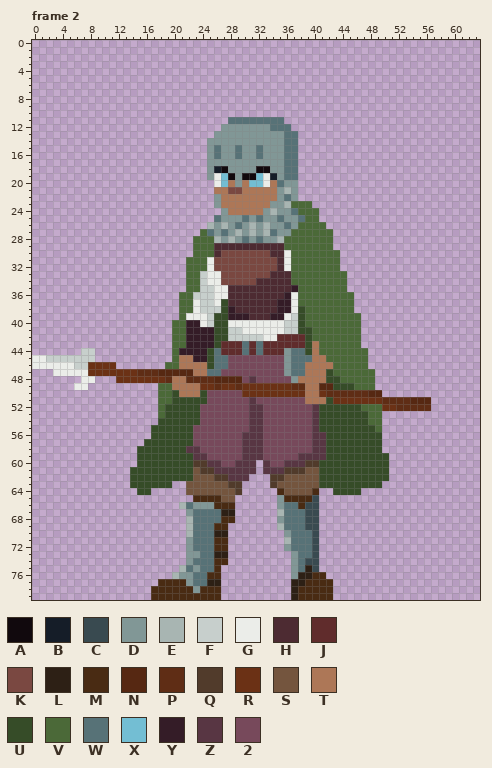
One commit to this pixel-art file: Images/AsepriteICON/Character.aseprite. That is the earlier state.
64x80 pixels, 4 frames. Shown: frame 2.
Visible layers, top first: "Weapon", "Helmet", "eyes", "Torso", "Legs", "Layer 1".
Palette (. is transparent): A #11090d  B #151d28  C #394a50  D #819796  E #a8b5b2  F #c7cfcc  G #ebede9  H #4d2b32  J #602c2c  K #7a4841  L #2d2015  M #492b13  N #562812  P #5f2d15  Q #513b2b  R #6b3115  S #74553e  T #ad7757  U #364c28  V #4b6938  W #577277  X #73bed3  Y #341c27  Z #583643  2 #77495b
Pixels before, frame 2 (only the part around the change), first column x 0:
35 ......................VVFFGGHHHHHHHHHYVVVVVVV..................
36 .....................VVFFFGGHHHHHHHHYGVVVVVVVV.................
37 .....................VVGFFGUHHHHHHHYYGVVVVVVVV.................
38 .....................VVGFFFUYHHHHHHYYGUVVVVVVV.................
39 .....................VGGGFUUYYYHHHYYGFUVVVVVVVV................
40 ....................VVYYGFUUGGGGGGGGFFUVVVVVVVV................
41 ....................VVYYYYUUFFGGGGGGFFUUVVVVVVV................
42 ....................VVYYYYUUFFFFFGGJJJJUVVVVVVV................
43 ....................VVYYYYUJJJWJWJJJJJJUTVVVVVV................
44 .......FF...........VYYYYUWJJJWJWJJJDWWUTVVVVVVV...............
45 GGFFFFFFF...........VTTYYUWW22222222DWWWTTVVVVVV...............
46 GGGGGGFFRRRR.......VVTTTTUWW22222222DWWTTTTVVVVV...............
47 ...GGGGGRRRRRRRPPPNNNNNTTWW222222222DWWTTTUVVVVVV..............
48 .......GG...RRRRRRRPTTPPPPNNNN2Z22222DTTTTUUVVVVV..............
49 ......GG..........VVTTTTRRPRRPRRRRRRRPPTTNNUUUVVV..............
50 ..................VVUTTTU22222RRRRRRRRRTTRPPPPPPNN.............
51 ..................VVUUUUU222222Z2222222TTTURRRRRRRPPPPNNN......
52 ..................VUUUUU2222222ZZ2222222ZUUUUUUVVVRRPPPPP......
53 ..................VUUUUU2222222ZZ2222222ZUUUUUUUVV.............
54 ..................UUUUUU2222222ZZ2222222ZUUUUUUUVV.............
55 .................UUUUUU22222222ZZ2222222ZUUUUUUUUV.............
56 .................UUUUUU2222222ZZZ2222222ZZUUUUUUUU.............
57 ................UUUUUUU2222222ZZZ2222222ZZUUUUUUUU.............
58 ...............UUUUUUUZZ222222ZZZ2222222ZZUUUUUUUU.............
59 ...............UUUUUUUUZZ22222ZZZ22222ZZZZUUUUUUUUU............
60 ...............UUUUUUUUQQZZ22ZZZ.Z22ZZZQQUUUUUUUUUU............
61 ..............UUUUUUUUUSQQZZZZZZ.ZZZQQQSSUUUUUUUUUU............
62 ..............UUUUUUUUUSSSQQZZZ...QQSSSSSUUUUUUUUUU............
63 ..............UUUUUU..SSSSSSQQ....QSSSSSSUUUUUUUUU.............
64 ...............UU.....SSSSSSSQ.....MSSSSM..UUUU................
65 .......................MMMMSS......DMMMMC......................
66 .....................EWDDDMMM......DWWMCC......................
67 ......................DWWWWLL......EWWWCC......................
68 ......................EWWWWMM......DWWWCC......................
Now the later version:
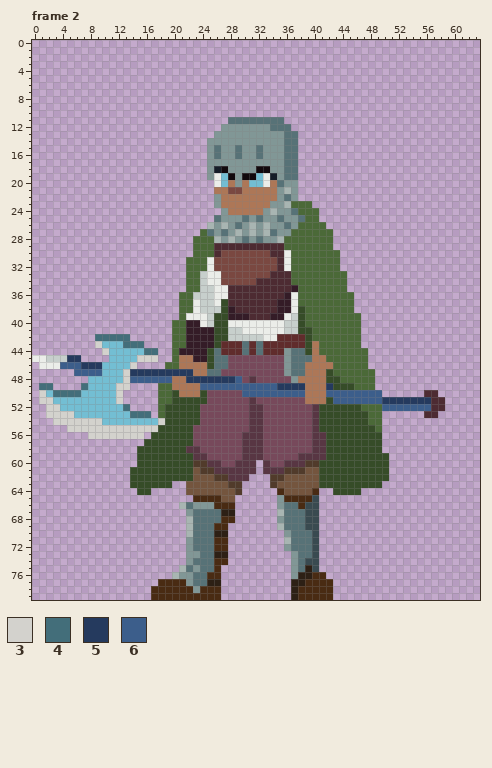
Colours new in this view: 3 #d3d2cd  4 #436e7a  5 #253a5e  6 #3c5e8b
From old to new:
{"where": "frame 2, layer \"Weapon\""}
{"frame":2,"y":42,"x":9,"old":".....","new":"44444"}
{"frame":2,"y":43,"x":9,"old":".......","new":"3XXX444"}
{"frame":2,"y":44,"x":7,"old":"FF","new":".."}
{"frame":2,"y":44,"x":10,"old":"........","new":"3XXXXX44"}
{"frame":2,"y":45,"x":5,"old":"FFFF","new":"55.."}
{"frame":2,"y":45,"x":11,"old":".......","new":"XXXX333"}
{"frame":2,"y":46,"x":0,"old":"G","new":"."}
{"frame":2,"y":46,"x":4,"old":"GGFFRRRR...","new":"666555XXXX3"}
{"frame":2,"y":47,"x":3,"old":"GGGGGRRRRRRRPPPNNNNN","new":"...6666XXX3555555555"}
{"frame":2,"y":48,"x":7,"old":"GG...RRRRRRRP","new":".XXXXX3666666"}
{"frame":2,"y":48,"x":22,"old":"PPPPNNNN","new":"55555556"}
{"frame":2,"y":49,"x":1,"old":"..","new":"44"}
{"frame":2,"y":49,"x":6,"old":"GG......","new":".4XXXX33"}
{"frame":2,"y":49,"x":24,"old":"RRPRRPRRRRRRRPP","new":"666666666665555"}
{"frame":2,"y":49,"x":41,"old":"NN","new":"T5"}
{"frame":2,"y":50,"x":1,"old":"............","new":"3X4444XXXXX3"}
{"frame":2,"y":50,"x":30,"old":"RRRRRRRRR","new":"666666666"}
{"frame":2,"y":50,"x":41,"old":"RPPPPPPNN","new":"T66666666"}
{"frame":2,"y":50,"x":56,"old":"..","new":"HH"}
{"frame":2,"y":51,"x":1,"old":"............","new":"33XXXXXXXXX3"}
{"frame":2,"y":51,"x":43,"old":"RRRRRRRPPPPNNN..","new":"66666665555555HH"}
{"frame":2,"y":52,"x":2,"old":"............","new":"33XXXXXXXXX4"}
{"frame":2,"y":52,"x":50,"old":"RRPPPPP..","new":"6666666HH"}
{"frame":2,"y":53,"x":2,"old":"...............","new":"3333XXXXXXXX444"}
{"frame":2,"y":53,"x":56,"old":"..","new":"HH"}
{"frame":2,"y":54,"x":3,"old":"...............U","new":"3333333XXXXXXXX3"}
{"frame":2,"y":55,"x":5,"old":"............U","new":"3333333333333"}
{"frame":2,"y":56,"x":8,"old":"........","new":"33333333"}
{"label":"changed","picture_box":[32,334,445,439]}
